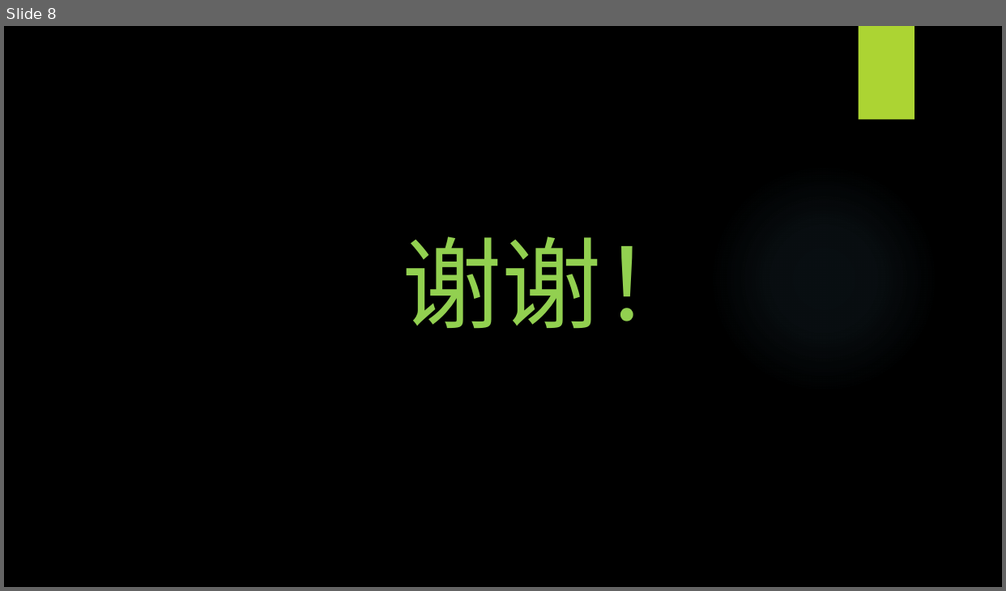
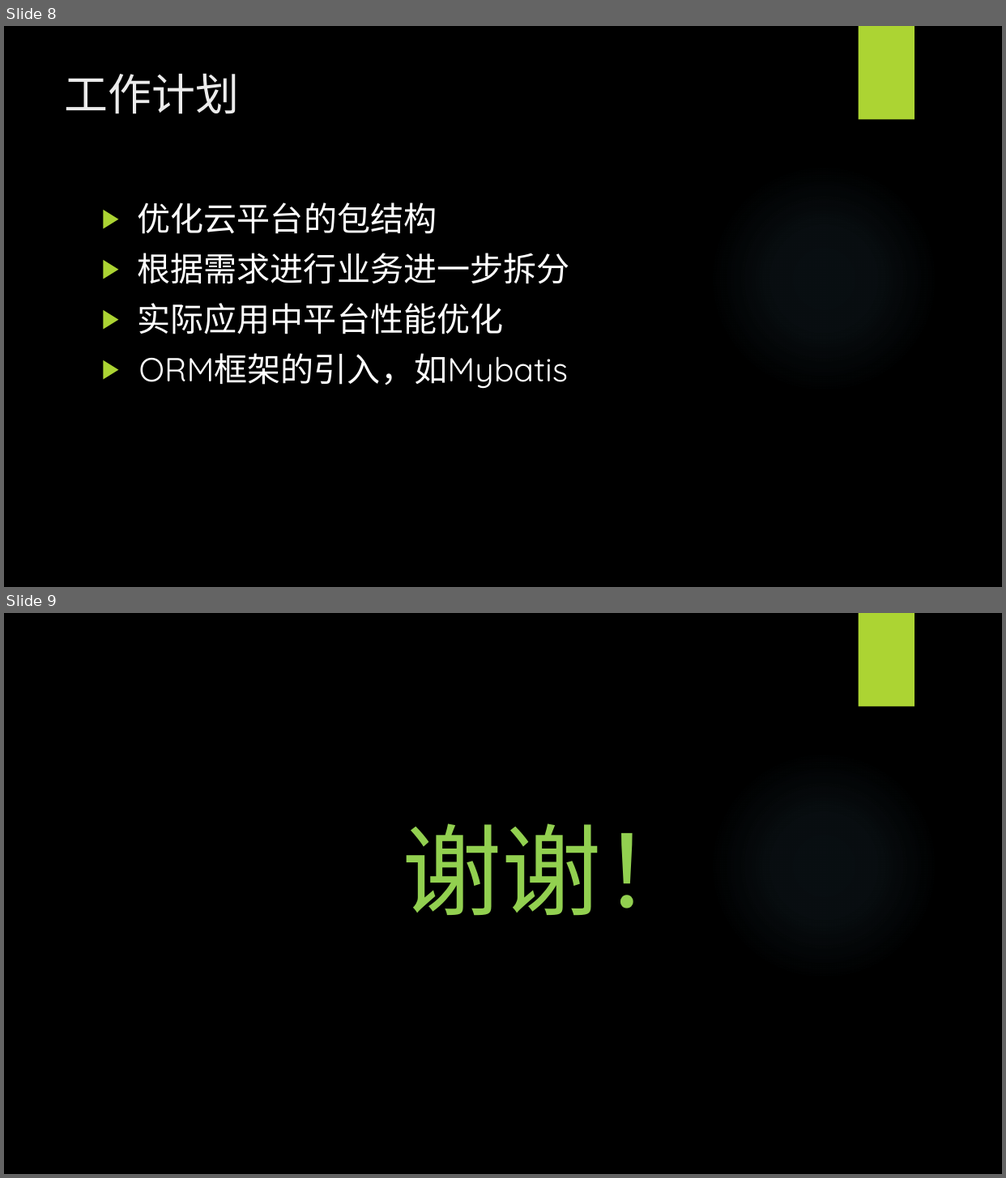
Before and after one commit to hxysea/mynote, a slide deck: 项目经验/转正报告.pptx. Shown one above the other, each under a label of ours: slide 8 before the commit, slides 8 and 9 after it. The pictures are 1006x591 and 1006x1178 pixels, drawn with LibreOffice and Linux fonts; fonts in the diff are those of the drawing; background and template pictures are left out. Boxes give left, top, right and bottom in pixels: in the first picture for what was removed or moved away, otherwise in the second. Text is boxed around its words. In the diff, an @@ line names an element or a change of style, - is before the commit and + after.

```diff
--- a/项目经验/转正报告.pptx
+++ b/项目经验/转正报告.pptx
@@ slide 8 added at (4, 26, 1002, 587), background picture (left out); not listed: 2 template elements that a slide beside it also shows @@
@@ title added at (65, 73, 240, 114), 42 pt, text #EBEBEB @@
+工作计划
@@ text added at (138, 203, 570, 389), 32 pt, text #FFFFFF @@
+▶ 优化云平台的包结构
+▶ 根据需求进行业务进一步拆分
+▶ 实际应用中平台性能优化
+▶ ORM框架的引入，如Mybatis
@@ what was slide 8 is now slide 9 @@
```
Also in this commit, not shown: 6 slides changed, 1 other slide added, 1 slide removed, 2 other files.
